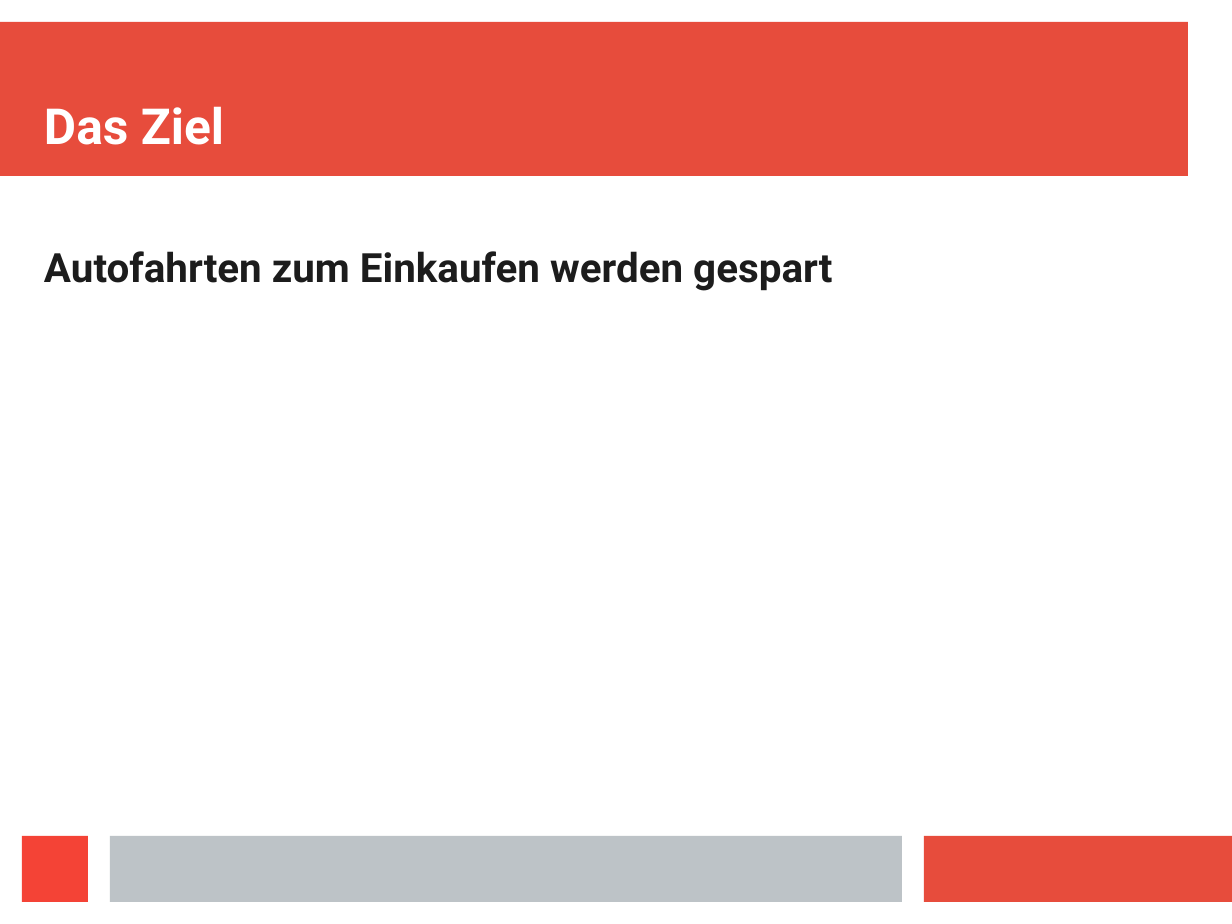
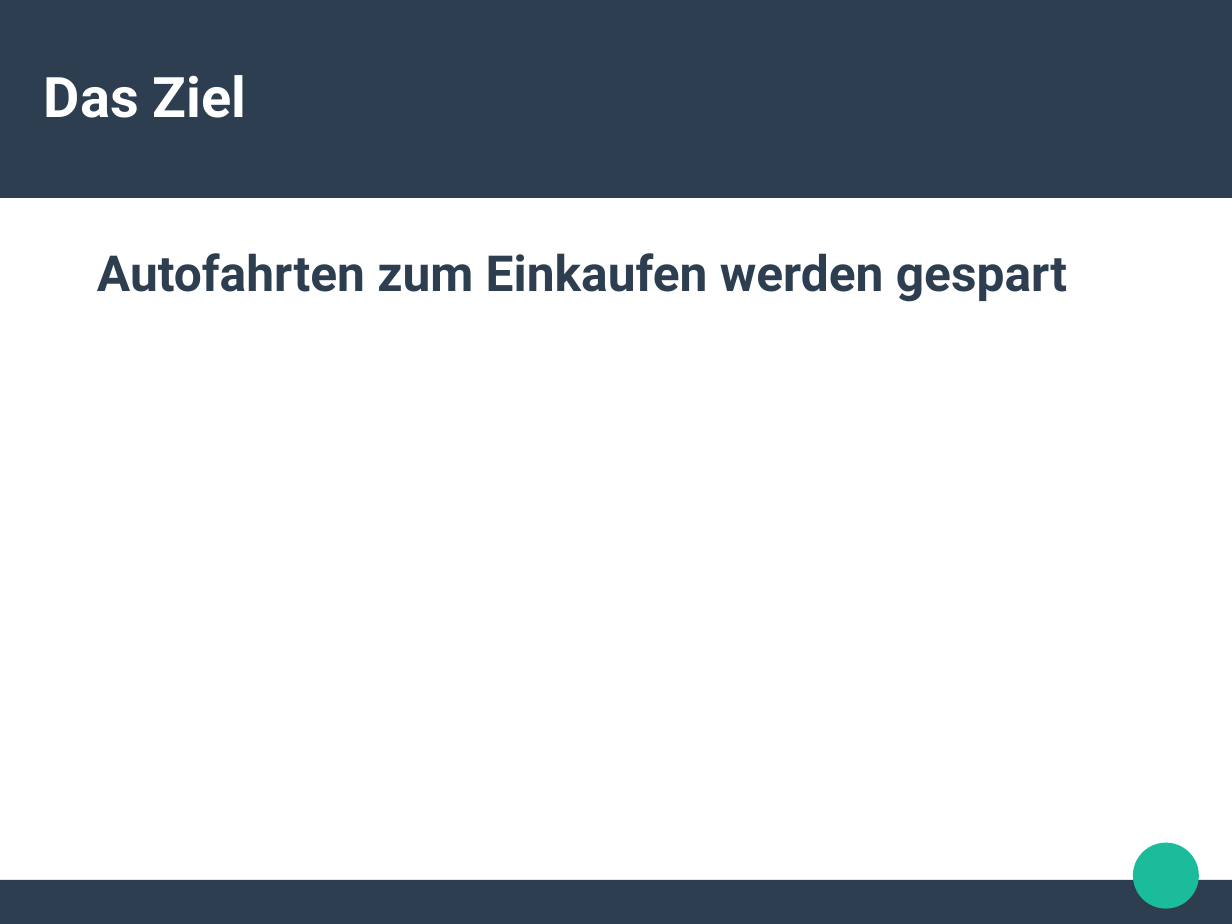
Before and after one commit to freiqu/Buy2gether, a slide deck: slide 2 of Praesentation.odp. Drawn at 1232x924 pixels with LibreOffice and Linux fonts; fonts in the diff are those of the drawing. Boxes give left, top, right and bottom in pixels: in the first picture for what was removed or moved away, otherwise in the second. Text is boxed around its words. In the diff, an @@ line names an element or a change of style, - is before the commit and + after.

```diff
--- a/Praesentation.odp
+++ b/Praesentation.odp
@@ rectangle: place and size @@
-rectangle at (0, 22, 1188, 177)
+rectangle at (0, 0, 1232, 198)
@@ rectangle at (0, 0, 1232, 198): fill #E74C3C to #2C3E50 @@
@@ title "Das Ziel": place and size @@
-title "Das Ziel" at (44, 106, 224, 145)
+title "Das Ziel" at (44, 75, 247, 118)
@@ title "Das Ziel" at (44, 75, 247, 118): size 32 to 36 pt; vertical alignment bottom to middle @@
@@ text "Autofahrten zum Einkaufen werden gespart" at (97, 253, 1067, 302): size 26 to 32 pt, text colour #1C1C1C to #2C3E50; indent changed; more space between paragraphs @@
@@ rectangle removed at (22, 836, 88, 902) @@
@@ rectangle removed at (110, 836, 902, 902) @@
@@ rectangle removed at (925, 836, 1232, 902) @@
@@ ellipse added at (1134, 843, 1200, 909), fill #1ABC9C @@
@@ rectangle added at (0, 880, 1232, 923), fill #2C3E50 @@
```
Also in this commit, not shown: 5 other slides changed, 1 other file.
